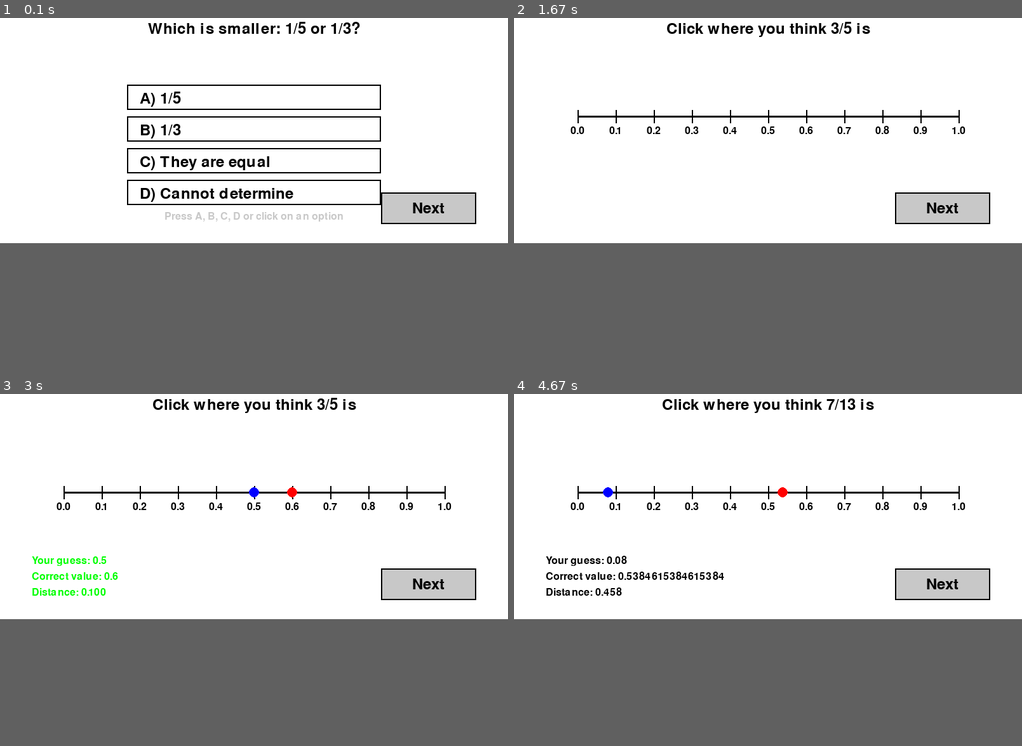
Above: before the commit, frames 1-4 (two rows, left to right).
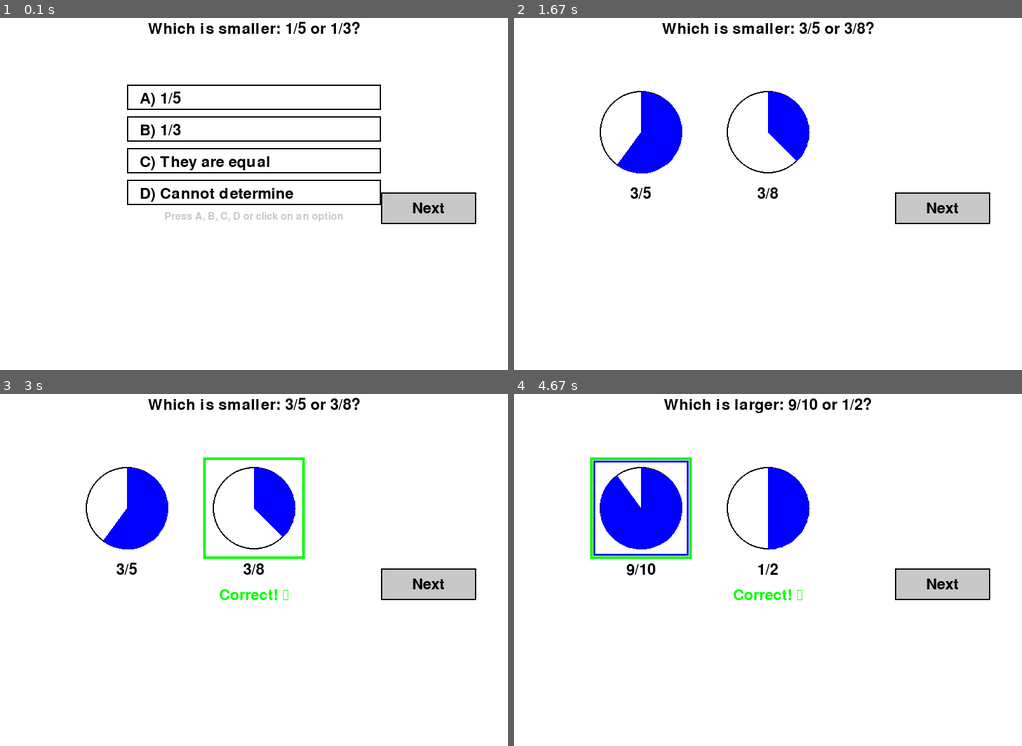
Above: after the commit, the same moments.

Repository: gulyakovaop-cloud/learn-fractions
Game: pygame game, started from learn_pygame_solid.py
Same seed, same stepped clock (60 frames per second), same inputs: the game is played once before the commit and once after it.
Inputs (mouse positions are in pixels of both pictures, inside the frame that each line leads up to):
- Up to frame 1 (0.1 s): no input
- Up to frame 2 (1.67 s): click "B) 1/3" at 0.38 s; tap Enter at 0.67 s; click "Next" at 1.05 s; click "Next" at 1.38 s
- Up to frame 3 (3 s): click (254, 506) at 1.72 s; click (441, 689) at 2.05 s; click (132, 482) at 2.38 s; click (228, 654) at 2.72 s
- Up to frame 4 (4.67 s): click (752, 492) at 3.05 s; click (696, 478) at 3.38 s; click "Next" at 4.22 s; click (605, 506) at 4.55 s
In our replay, the window is 800x400 before the commit and 800x600 after it. These sizes can differ from the game's own. Grey fills any space a smaller window leaves; there, only what the larger window draws over its background counts as a difference.

The runs differ from the first frame. In frame 1, only the window size differs. In frame 2, 4.7% of the frame differs, in the area x 11-89%, y 1-52%; in frame 3, 5.9%; in frame 4, 7.6%, in the area x 6-89%, y 1-59%.

Commit message:
Todo ideas and hight increase

Diff:
--- a/learn_pygame_solid.py
+++ b/learn_pygame_solid.py
@@ -14,7 +14,7 @@
     pygame.init()
 
     # Constants
-    WIDTH, HEIGHT = 800, 400
+    WIDTH, HEIGHT = 800, 600
 
     # Colors (keeping for compatibility)
     WHITE = (255, 255, 255)
@@ -42,7 +42,7 @@
         AdvancedFractionComparisonExercise(difficulty="easy"),
         AdvancedFractionComparisonExercise(difficulty="medium"),
         AdvancedFractionComparisonExercise(difficulty="hard"),
-        # MultiplicationExercise(difficulty="easy"),
+        MultiplicationExercise(difficulty="easy"),
         # MultiplicationExercise(difficulty="medium"),
         # MultiplicationExercise(difficulty="hard"),
     ]
Not shown, added: TODO.md
